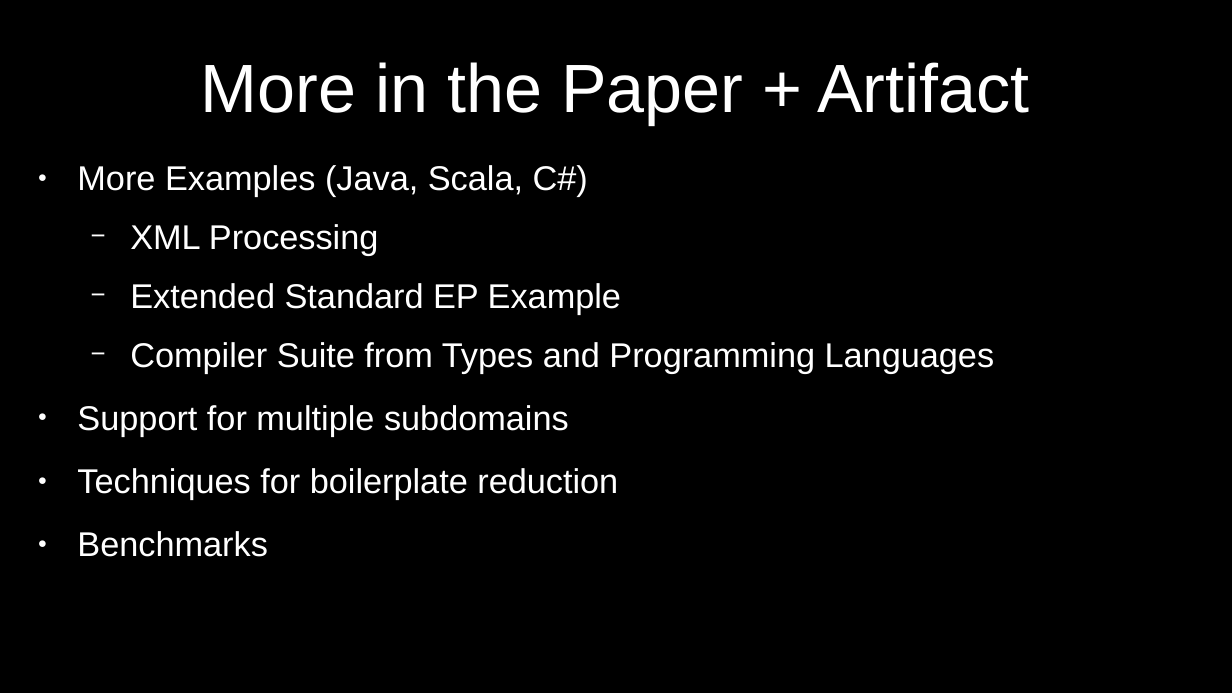
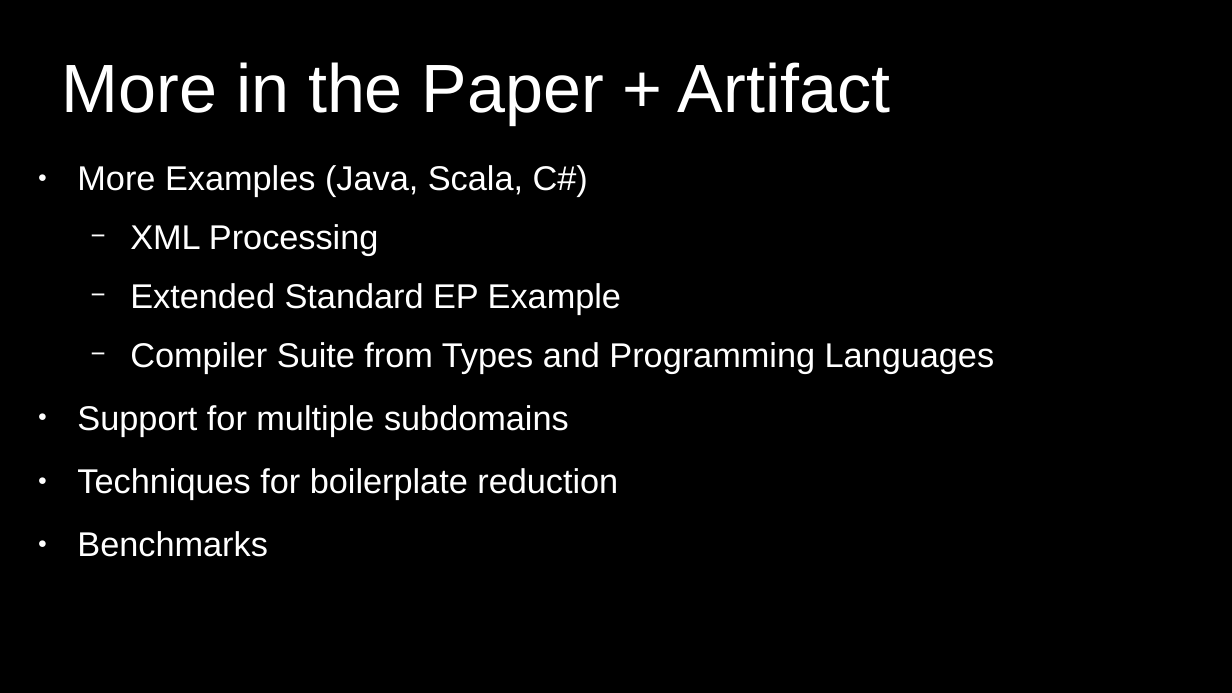
Before and after one commit to JanBessai/ecoop-coco-presentation, a slide deck: slide 5 of slides/slides.odp (slide 4 before the commit). Drawn at 1232x693 pixels with LibreOffice and Linux fonts; fonts in the diff are those of the drawing. Boxes give left, top, right and bottom in pixels: in the first picture for what was removed or moved away, otherwise in the second. Text is boxed around its words. In the diff, an @@ line names an element or a change of style, - is before the commit and + after.

```diff
--- a/slides/slides.odp
+++ b/slides/slides.odp
@@ title "More in the Paper + ..." at [62,62,890,125]: alignment centre to left @@
```
Also in this commit, not shown: 4 other slides changed, 1 slide added, 3 other files.
